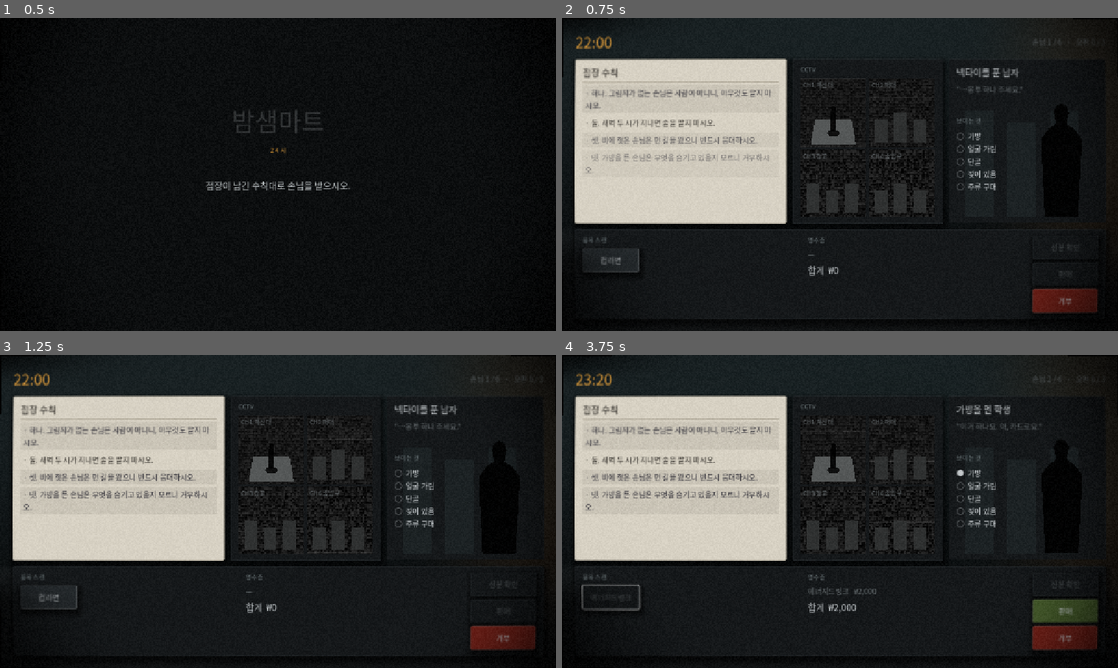
Above: before the commit, frames 1-4 (two rows, left to right).
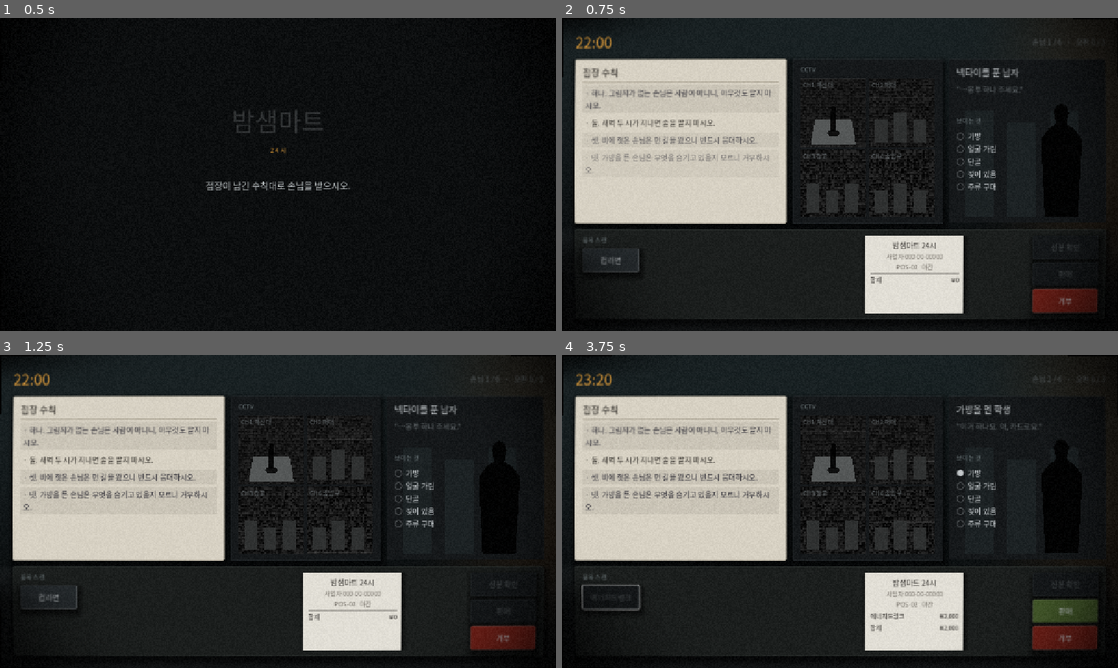
Above: after the commit, the same moments.

Repository: tjgksmf1012/GameProject1
Game: Godot game, scene res://main/title_screen.tscn
Two runs of this game, one before a commit and one after it. Both use one fixed random seed, a clock stepped at 60 frames per second and the inputs below.
Inputs (mouse positions are in pixels of both pictures, inside the frame that each line leads up to):
- Up to frame 1 (0.5 s): no input
- Up to frame 2 (0.75 s): tap Enter at 0.5 s; move the mouse to (962, 158) at 0.52 s; click (962, 158) at 0.67 s
- Up to frame 3 (1.25 s): tap Space at 0.77 s
- Up to frame 4 (3.75 s): click "컵라면" at 1.25 s; click "판매" at 2 s; click "다음 손님" at 2.75 s; click "에너지드링크" at 3.5 s

Frame 1 is identical in both runs. In frame 2, 4.5% of the frame differs, in the area x 44-73%, y 69-95%; in frame 3, 4.5%; in frame 4, 4.7%.

Commit message:
POS를 계산대 상판으로, 영수증을 실제 종이로 바꾼다
화면 아래 3분의 1이 거의 비어 있었다. 그 자리에 있던 것은 라벨 두 개다 —
「영수증 / — / Total ₩0」. 품목을 찍어도 글자 한 줄이 늘 뿐이라 **아무 일도 일어나지
않는 것처럼** 보였다. 스캔은 이 게임에서 「파는 것은 일이다」를 만드는 유일한 노동인데
(POS 주석의 비대칭 설계) 그 노동에 눈에 보이는 결과가 없었다.

**ui/pos/receipt_slip.gd** — 이제 종이다. 슬롯에서 올라오고, 아래 끝이 톱니로 잘려 있고,
찍을 때마다 한 줄씩 길어진다. 가게 이름·사업자번호·POS-02 야간이 머리에 찍힌다.
전부 절차적 도형과 타이포그래피다 — 이미지 파일 0개.

클립보드와 헷갈리면 안 되므로 색을 살짝 차갑게, 글자를 작게, 줄 간격을 좁게 뒀다.
저쪽은 손으로 쓴 수칙이고 이쪽은 기계가 뽑은 영수증이다.

**POS 패널은 계산대 상판**이다. 벽에 붙은 다른 패널보다 밝게 둬서 손이 닿는 자리로 읽히게 했다.

만들면서 세 번 걸렸고 전부 주석에 남겼다:
  · 일반 Control 안의 Panel 은 크기가 0이다. PanelContainer 를 **컨테이너 밖에서**
    손으로 놓고 내용 높이만 받아온다 — 컨테이너에 넣으면 배치가 위치를 관리해서
    「올라오는」 트윈이 매 프레임 되돌려진다
  · 값 라벨의 줄바꿈을 안 끄면 「₩」와 「0」이 두 줄로 갈라진다. 그건 영수증이 아니다
  · 톱니 다각형이 종이 **아래 바깥**을 덮고 있었다. 지그재그와 종이 끝 **사이**를
    칠해야 잘린 자국이 된다

`cctv_channel._build()`가 42줄이 되어 `_add_actors()`로 뗐다 (CLAUDE.md 1.4).

검사 12,022개 통과 · 종이 탐침 통과 (편차 0.41%, 대비 3.98%) · 배치 검사 통과.

Co-Authored-By: Claude Opus 5 <noreply@anthropic.com>
Claude-Session: https://claude.ai/code/session_014F8DT8njh3GETXsoPzJ37U

Diff:
--- a/data/strings_en.json
+++ b/data/strings_en.json
@@ -220,5 +220,9 @@
   "look.manager": "the manager's hand, on the original paper",
   "look.later": "a later hand, on paper added afterwards",
   "look.rewritten": "a rewriting mark (✎), on fresh paper patched over",
-  "look.torn": "where a line was torn away"
+  "look.torn": "where a line was torn away",
+  "receipt.store": "BAMSAEM MART 24H",
+  "receipt.biz": "REG. NO. 000-00-00000",
+  "receipt.register": "POS-02   NIGHT",
+  "receipt.total": "TOTAL"
 }
--- a/data/strings_ko.json
+++ b/data/strings_ko.json
@@ -220,5 +220,9 @@
   "look.manager": "점장 필체 · 원래 종이",
   "look.later": "남의 필체 · 나중에 덧쓴 종이",
   "look.rewritten": "고쳐 쓴 자국(✎) · 덧댄 새 종이",
-  "look.torn": "찢겨 나간 자리"
+  "look.torn": "찢겨 나간 자리",
+  "receipt.store": "밤샘마트 24시",
+  "receipt.biz": "사업자 000-00-00000",
+  "receipt.register": "POS-02   야간",
+  "receipt.total": "합계"
 }
--- a/ui/cctv/cctv_channel.gd
+++ b/ui/cctv/cctv_channel.gd
@@ -67,18 +67,7 @@
 		for i in SHELF_COUNT:
 			_stage.add_child(_make_shelf(i))
 
-	_shadow = Polygon2D.new()
-	_shadow.color = Color(0.0, 0.0, 0.0, 0.82)
-	_stage.add_child(_shadow)
-
-	# 두 번째 그림자. 방향이 어긋나 있어야 "하나가 더 있다"로 읽힌다.
-	_extra_shadow = Polygon2D.new()
-	_extra_shadow.color = Color(0.0, 0.0, 0.0, 0.72)
-	_stage.add_child(_extra_shadow)
-
-	_figure = Polygon2D.new()
-	_figure.color = Color(0.0, 0.0, 0.0, 0.9)
-	_stage.add_child(_figure)
+	_add_actors()
 
 	var tag := Palette.make_label(
 		str(_strings.get(_label_key, _label_key)), Palette.SIZE_SMALL, Palette.TEXT_DIM)
@@ -100,6 +89,22 @@
 	material.set_shader_parameter("scanline_count", 2.0 * size.y / SCANLINE_PITCH_PX)
 	material.set_shader_parameter("noise_cells", Vector2(
 		size.x / NOISE_CELL_PX, size.y / NOISE_CELL_PX))
+
+
+## 사람과 그림자. **그리는 순서가 곧 겹치는 순서다** — 그림자가 먼저, 사람이 나중.
+func _add_actors() -> void:
+	_shadow = Polygon2D.new()
+	_shadow.color = Color(0.0, 0.0, 0.0, 0.82)
+	_stage.add_child(_shadow)
+
+	# 두 번째 그림자. 방향이 어긋나 있어야 "하나가 더 있다"로 읽힌다.
+	_extra_shadow = Polygon2D.new()
+	_extra_shadow.color = Color(0.0, 0.0, 0.0, 0.72)
+	_stage.add_child(_extra_shadow)
+
+	_figure = Polygon2D.new()
+	_figure.color = Color(0.0, 0.0, 0.0, 0.9)
+	_stage.add_child(_figure)
 
 
 func _make_material() -> ShaderMaterial:
--- a/ui/pos/pos_terminal.gd
+++ b/ui/pos/pos_terminal.gd
@@ -10,6 +10,7 @@
 
 const Palette := preload("res://ui/theme_factory.gd")
 const Juice := preload("res://ui/juice.gd")
+const ReceiptSlip := preload("res://ui/pos/receipt_slip.gd")
 
 const PRESS_DURATION := 0.18
 
@@ -21,8 +22,7 @@
 var _prices: Dictionary = {}
 
 var _scan_row: HBoxContainer = null
-var _receipt: Label = null
-var _total: Label = null
+var _receipt: ReceiptSlip = null
 var _id_button: Button = null
 var _serve_button: Button = null
 var _refuse_button: Button = null
@@ -35,7 +35,8 @@
 
 
 func _init() -> void:
-	add_theme_stylebox_override("panel", Palette.panel_style(Palette.PANEL, Palette.PANEL_EDGE))
+	# 여기는 벽이 아니라 **계산대 상판**이다. 다른 패널보다 밝게 둬서 손이 닿는 자리로 읽히게 한다.
+	add_theme_stylebox_override("panel", Palette.panel_style(Palette.COUNTER, Palette.COUNTER_EDGE))
 
 
 ## 문자열이 있어야 라벨을 만들 수 있으므로, 화면 구성을 여기서 한다.
@@ -72,16 +73,11 @@
 	return column
 
 
-func _build_receipt_column() -> VBoxContainer:
-	var column := VBoxContainer.new()
-	column.add_theme_constant_override("separation", 8)
-	column.size_flags_horizontal = Control.SIZE_EXPAND_FILL
-	column.add_child(Palette.make_label(_t("ui.receipt_header"), Palette.SIZE_SMALL, Palette.SECTION))
-	_receipt = Palette.make_label("", Palette.SIZE_BODY, Palette.TEXT_DIM)
-	column.add_child(_receipt)
-	_total = Palette.make_label("", Palette.SIZE_HEAD, Palette.TEXT)
-	column.add_child(_total)
-	return column
+## 영수증은 이제 라벨이 아니라 **종이**다 (ui/pos/receipt_slip.gd).
+func _build_receipt_column() -> Control:
+	_receipt = ReceiptSlip.new()
+	_receipt.setup(_strings)
+	return _receipt
 
 
 func _build_verdict_column() -> VBoxContainer:
@@ -143,7 +139,7 @@
 		return false
 	_scanned.append(key)
 	item_scanned.emit()
-	_refresh()
+	_refresh(true)
 	return true
 
 
@@ -185,21 +181,18 @@
 	return _id_done or not _needs_id
 
 
-func _refresh() -> void:
-	_receipt.text = _receipt_text()
-	_total.text = _t("ui.total") % _format_won(_total_price())
+func _refresh(grew: bool = false) -> void:
+	_receipt.print_lines(_receipt_items(), _format_won(_total_price()), grew)
 	_id_button.disabled = _locked or _id_done or not _needs_id
 	_serve_button.disabled = _locked or not can_serve()
 	_refuse_button.disabled = _locked
 
 
-func _receipt_text() -> String:
-	if _scanned.is_empty():
-		return _t("ui.receipt_empty")
-	var lines := PackedStringArray()
+func _receipt_items() -> Array:
+	var out := []
 	for key in _scanned:
-		lines.append("%s   %s" % [_t(key), _format_won(_price_of(key))])
-	return "\n".join(lines)
+		out.append({"name": _t(key), "price": _format_won(_price_of(key))})
+	return out
 
 
 func _total_price() -> int:
--- /dev/null
+++ b/ui/pos/receipt_slip.gd
@@ -0,0 +1,170 @@
+extends Control
+
+## 영수증. **화면에서 두 번째로 밝은 종이다.**
+##
+## 예전에는 이 자리가 라벨 두 개였다 — 「영수증 / — / Total ₩0」. 화면 아래 3분의 1을
+## 차지하면서 거의 비어 있었고, 품목을 찍어도 글자 한 줄이 늘 뿐이라 **아무 일도 일어나지
+## 않는 것처럼** 보였다. 스캔은 이 게임에서 「파는 것은 일이다」를 만드는 유일한 노동인데
+## 그 노동에 결과가 없었다.
+##
+## 이제 종이다. 슬롯에서 올라오고, 아래 끝이 톱니로 잘려 있고, 찍을 때마다 한 줄씩 길어진다.
+## 전부 절차적 도형과 타이포그래피다 — 이미지 파일 0개 (CLAUDE.md 1.1).
+##
+## **클립보드와 헷갈리면 안 된다.** 저쪽은 손으로 쓴 수칙이고 이쪽은 기계가 뽑은 영수증이다.
+## 그래서 색을 살짝 차갑게, 글자를 작게, 줄 간격을 좁게 둔다.
+
+const Palette := preload("res://ui/theme_factory.gd")
+
+const PAPER := Color("e6e3da")
+const INK := Color("2a2724")
+const INK_DIM := Color("6b665e")
+## 아래 끝의 톱니. 자른 자국이 없으면 그냥 흰 사각형이다.
+const TOOTH_COUNT := 22
+const TOOTH_HEIGHT := 7.0
+const SLIP_WIDTH := 228.0
+## 슬롯에서 올라오는 거리와 시간.
+const RISE_PIXELS := 26.0
+const RISE_SECONDS := 0.26
+
+var _strings: Dictionary = {}
+## 컨테이너 **안에 넣지 않는다.** 넣으면 배치가 위치를 관리해서 「올라오는」 트윈이
+## 매 프레임 되돌려진다. 대신 PanelContainer 를 손으로 놓고 크기만 내용에서 받아온다.
+var _paper: PanelContainer = null
+var _lines: VBoxContainer = null
+var _teeth: Polygon2D = null
+var _tween: Tween = null
+
+
+func _init() -> void:
+	# 슬롯. 종이가 이 밖으로 나가면 잘린다 — 그래서 「올라온다」로 읽힌다.
+	clip_contents = true
+	mouse_filter = Control.MOUSE_FILTER_IGNORE
+	size_flags_horizontal = Control.SIZE_EXPAND_FILL
+	size_flags_vertical = Control.SIZE_EXPAND_FILL
+
+
+func setup(strings: Dictionary) -> void:
+	_strings = strings
+	if _paper != null:
+		return
+	_paper = PanelContainer.new()
+	_paper.add_theme_stylebox_override("panel", _paper_style())
+	_paper.mouse_filter = Control.MOUSE_FILTER_IGNORE
+	add_child(_paper)
+
+	_lines = VBoxContainer.new()
+	_lines.add_theme_constant_override("separation", 2)
+	_paper.add_child(_lines)
+
+	_teeth = Polygon2D.new()
+	# **뒤에 실제로 있는 색**이어야 판 자국으로 보인다. 계산대 상판 위에 놓인 종이다.
+	_teeth.color = Palette.COUNTER
+	_paper.add_child(_teeth)
+	_paper.resized.connect(_cut_teeth)
+
+
+func _t(key: String) -> String:
+	return str(_strings.get(key, "<%s>" % key))
+
+
+## 종이 자체. 클립보드와 달리 테두리가 없다 — 잘려 나온 띠라 가장자리가 종이의 끝이다.
+static func _paper_style() -> StyleBoxFlat:
+	var box := StyleBoxFlat.new()
+	box.bg_color = PAPER
+	box.content_margin_left = 12.0
+	box.content_margin_right = 12.0
+	box.content_margin_top = 10.0
+	# 아래는 톱니가 파먹을 만큼 더 준다. 안 그러면 합계 줄이 잘린 자국에 물린다.
+	box.content_margin_bottom = 10.0 + TOOTH_HEIGHT
+	box.shadow_size = 10
+	box.shadow_color = Color(0.0, 0.0, 0.0, 0.5)
+	box.shadow_offset = Vector2(2, 4)
+	return box
+
+
+## 아래 끝을 톱니로 판다. 배경색으로 덮어 **잘린 자국**을 만든다.
+func _cut_teeth() -> void:
+	if _teeth == null or _paper.size.x <= 0.0:
+		return
+	# 지그재그 선과 **종이 아래 끝 사이**를 덮는다. 아래로 더 내려가면 종이 바깥을
+	# 칠하게 되고, 그건 잘린 자국이 아니라 그냥 안 보이는 도형이다 — 처음에 그랬다.
+	var points := PackedVector2Array()
+	var step := _paper.size.x / float(TOOTH_COUNT)
+	var notch := _paper.size.y - TOOTH_HEIGHT
+	points.append(Vector2(0.0, _paper.size.y))
+	for i in TOOTH_COUNT + 1:
+		points.append(Vector2(float(i) * step, notch if i % 2 == 0 else _paper.size.y))
+	points.append(Vector2(_paper.size.x, _paper.size.y))
+	_teeth.polygon = points
+
+
+## 찍힌 품목과 합계를 다시 인쇄한다. 줄이 늘면 종이가 한 번 더 올라온다.
+func print_lines(items: Array, total_text: String, grew: bool) -> void:
+	if _lines == null:
+		return
+	for child in _lines.get_children():
+		child.queue_free()
+	_head()
+	for item in items:
+		_row(str((item as Dictionary)["name"]), str((item as Dictionary)["price"]), INK)
+	_rule()
+	_row(_t("receipt.total"), total_text, INK)
+	_place.call_deferred(grew)
+
+
+## 종이를 슬롯 가운데에 놓고 **내용 높이만큼** 키운다.
+## 컨테이너를 안 쓰므로 이 계산을 손으로 한다 — 대신 트윈이 안 밟힌다.
+func _place(grew: bool) -> void:
+	if _paper == null:
+		return
+	var wanted := _paper.get_combined_minimum_size().y
+	_paper.size = Vector2(SLIP_WIDTH, wanted)
+	_paper.position = Vector2((size.x - SLIP_WIDTH) * 0.5, 0.0)
+	_cut_teeth()
+	if grew:
+		_rise()
+
+
+func _head() -> void:
+	_center(_t("receipt.store"), Palette.SIZE_BODY, INK)
+	_center(_t("receipt.biz"), Palette.SIZE_SMALL, INK_DIM)
+	_center(_t("receipt.register"), Palette.SIZE_SMALL, INK_DIM)
+	_rule()
+
+
+func _center(text: String, size: int, color: Color) -> void:
+	var label := Palette.make_label(text, size, color)
+	label.horizontal_alignment = HORIZONTAL_ALIGNMENT_CENTER
+	_lines.add_child(label)
+
+
+## 품목 한 줄. 이름은 왼쪽, 값은 오른쪽 — 영수증은 값이 한 줄로 서 있어야 영수증이다.
+func _row(name: String, value: String, color: Color) -> void:
+	var row := HBoxContainer.new()
+	var left := Palette.make_label(name, Palette.SIZE_SMALL, color)
+	left.size_flags_horizontal = Control.SIZE_EXPAND_FILL
+	var right := Palette.make_label(value, Palette.SIZE_SMALL, color)
+	right.horizontal_alignment = HORIZONTAL_ALIGNMENT_RIGHT
+	# **값은 절대 줄바꿈하지 않는다.** 「₩」와 「0」이 두 줄로 갈라지면 영수증이 아니다.
+	right.autowrap_mode = TextServer.AUTOWRAP_OFF
+	left.autowrap_mode = TextServer.AUTOWRAP_OFF
+	row.add_child(left)
+	row.add_child(right)
+	_lines.add_child(row)
+
+
+func _rule() -> void:
+	var line := ColorRect.new()
+	line.color = Color(INK.r, INK.g, INK.b, 0.28)
+	line.custom_minimum_size = Vector2(0, 1)
+	_lines.add_child(line)
+
+
+## 슬롯에서 한 뼘 올라온다. 스캔에 **물리적 결과**를 붙이는 것이 이 연출의 전부다.
+func _rise() -> void:
+	if _tween != null and _tween.is_valid():
+		_tween.kill()
+	_paper.position.y += RISE_PIXELS
+	_tween = create_tween()
+	_tween.set_ease(Tween.EASE_OUT).set_trans(Tween.TRANS_CUBIC)
+	_tween.tween_property(_paper, "position:y", 0.0, RISE_SECONDS)
--- a/ui/theme_factory.gd
+++ b/ui/theme_factory.gd
@@ -9,6 +9,10 @@
 const PANEL_EDGE := Color("272c2f")
 const TEXT := Color("c8cdd0")
 const TEXT_DIM := Color("6b7275")
+## 계산대 상판. 다른 패널보다 **밝고 따뜻하다** — 벽에 붙은 것과 눈앞에 있는 것은 다르다.
+const COUNTER := Color("1c1f1e")
+const COUNTER_EDGE := Color("323835")
+
 const PAPER := Color("d8d2c4")
 const PAPER_TEXT := Color("23201c")
 const PAPER_EDGE := Color("b3ac9c")
